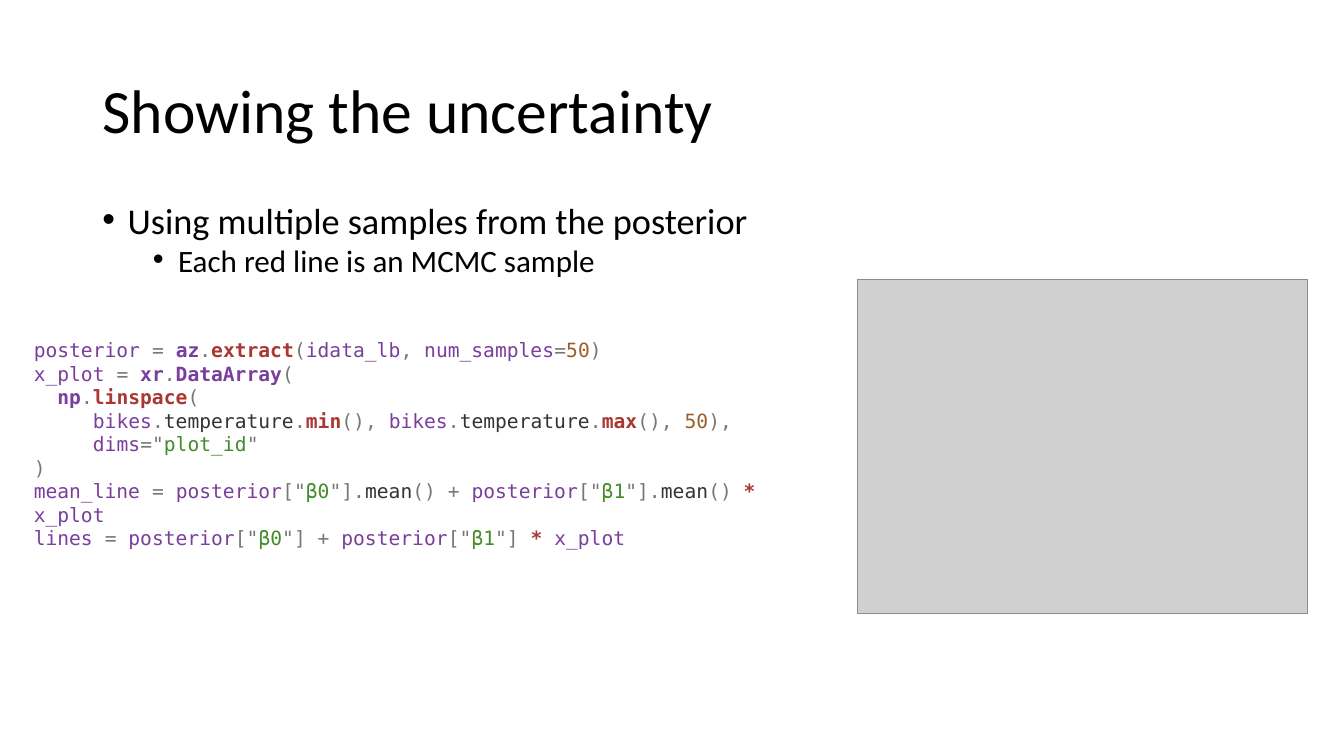
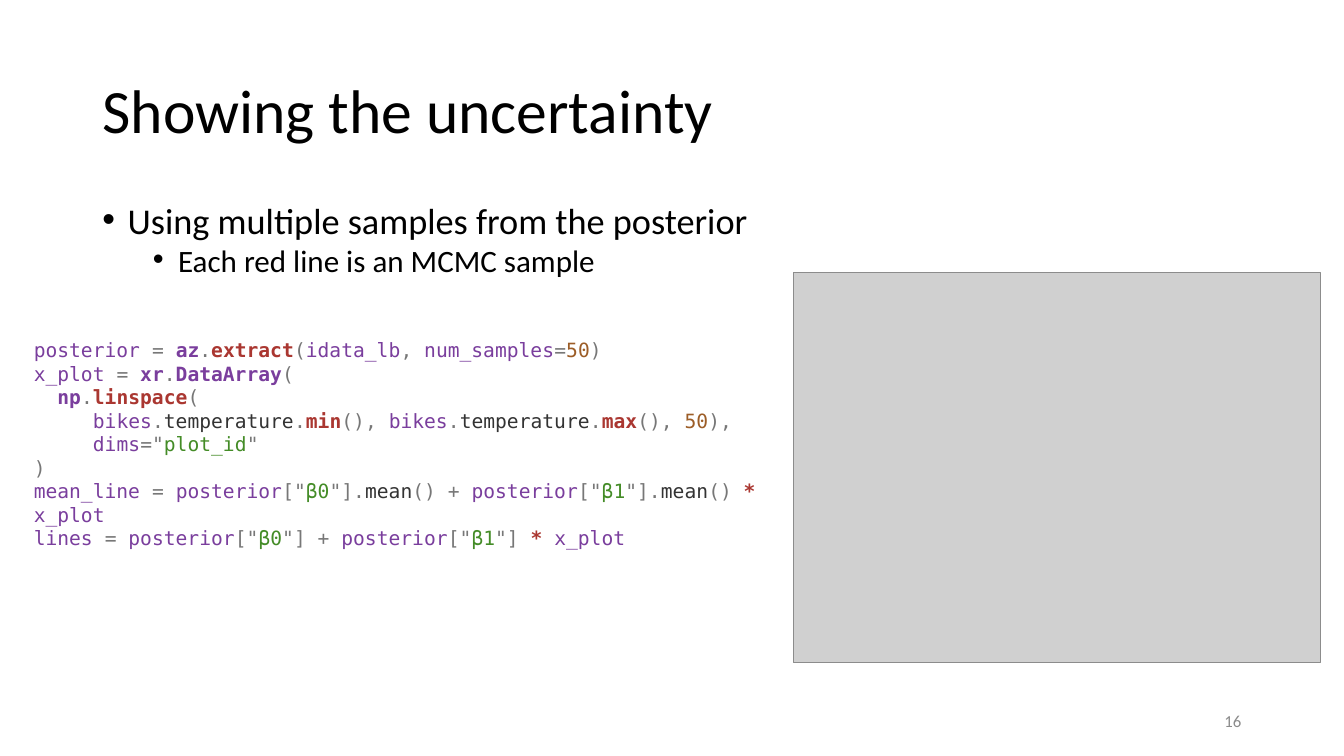
Before and after one commit to opherdonchin/StatisticalComputationAndAnalysis, a slide deck: slide 16 of Lectures/Lecture 6 Linear models.pptx (slide 15 before the commit). Drawn at 1344x756 pixels with LibreOffice and Linux fonts; fonts in the diff are those of the drawing; grey boxes stand for pictures. Boxes give left, top, right and bottom in pixels: in the first picture for what was removed or moved away, otherwise in the second. Text is boxed around its words. In the diff, an @@ line names an element or a change of style, - is before the commit and + after.

```diff
--- a/Lectures/Lecture 6 Linear models.pptx
+++ b/Lectures/Lecture 6 Linear models.pptx
@@ picture: place and size @@
-picture at (857,280,1307,614)
+picture at (793,272,1321,662)
@@ page number added at (1224,716,1241,727), 12 pt, text #8C8C8C @@
+16
```
Also in this commit, not shown: 38 other slides changed, 21 slides added, 3 slides removed, 3 other files.
